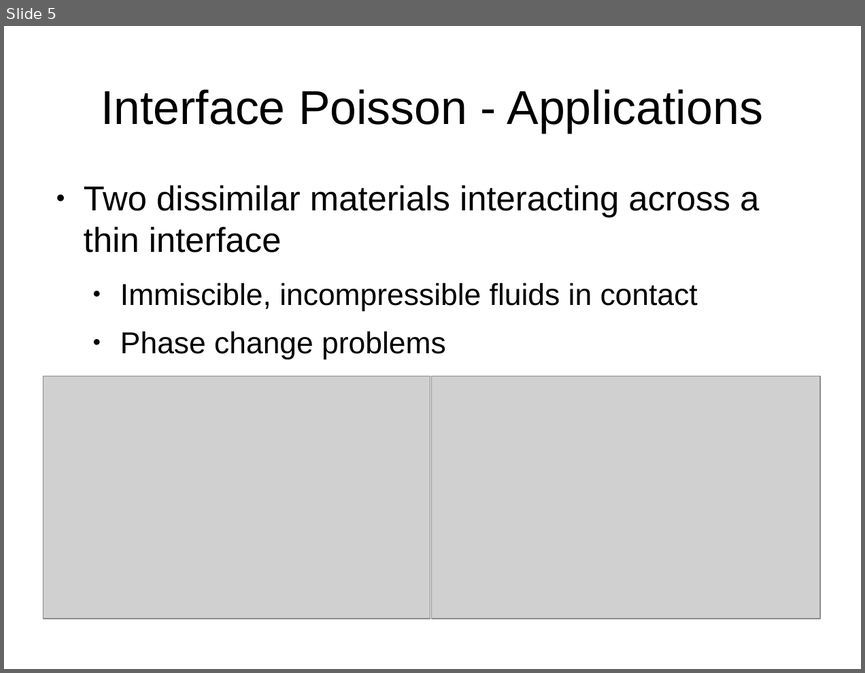
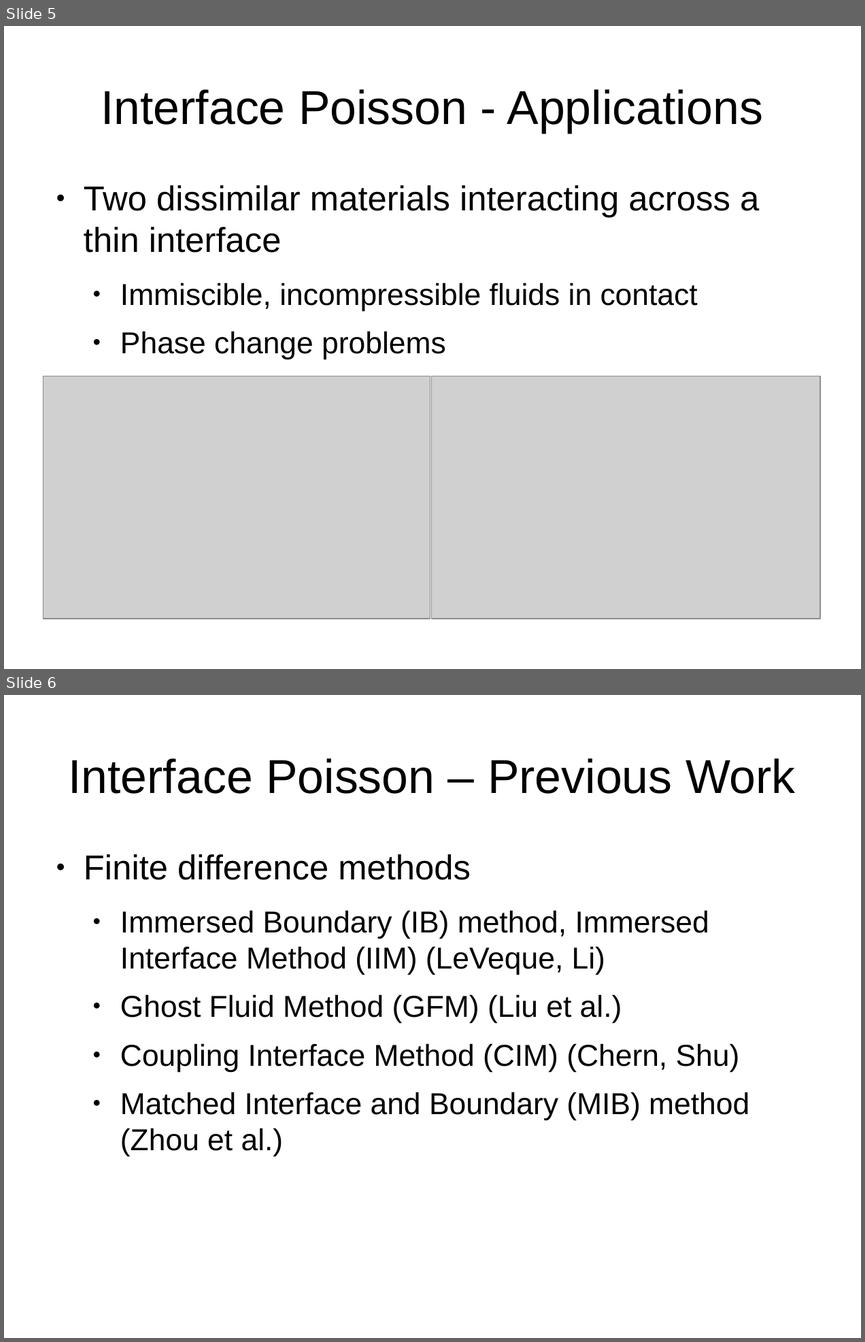
Before and after one commit to jhellrung/documents, a slide deck: presentations/sandia.2011.11.08/slides.odp. Shown one above the other, each under a label of ours: slide 5 before the commit, slides 5 and 6 after it. The pictures are 865x673 and 865x1342 pixels, drawn with LibreOffice and Linux fonts; fonts in the diff are those of the drawing; grey boxes stand for pictures. Boxes give left, top, right and bottom in pixels: in the first picture for what was removed or moved away, otherwise in the second. Text is boxed around its words. In the diff, an @@ line names an element or a change of style, - is before the commit and + after.

```diff
--- a/presentations/sandia.2011.11.08/slides.odp
+++ b/presentations/sandia.2011.11.08/slides.odp
@@ slide 6 added at [4, 695, 861, 1338], background #FFFFFF @@
@@ title added at [68, 758, 796, 794], 44 pt, text #000000 @@
+Interface Poisson – Previous Work
@@ text added at [84, 854, 749, 1157], 28 pt, text #000000 @@
+● Finite difference methods
+  ● Immersed Boundary (IB) method, Immersed Interface Method (IIM) (LeVeque, Li)
+  ● Ghost Fluid Method (GFM) (Liu et al.)
+  ● Coupling Interface Method (CIM) (Chern, Shu)
+  ● Matched Interface and Boundary (MIB) method (Zhou et al.)
```
Also in this commit, not shown: 1 slide changed, 3 other slides added, 1 slide removed.
